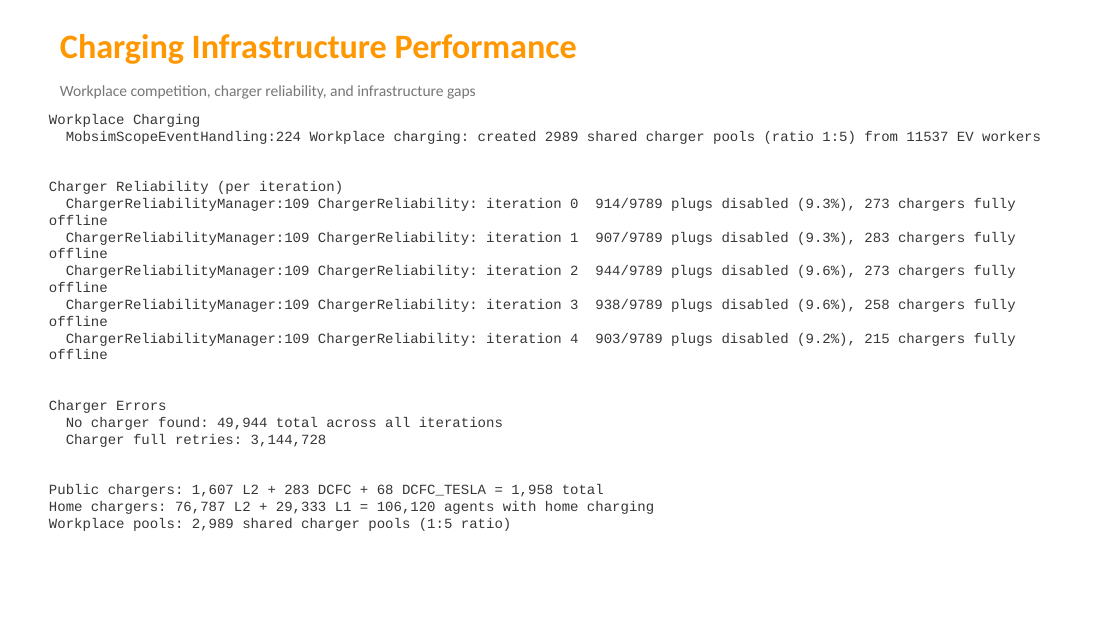
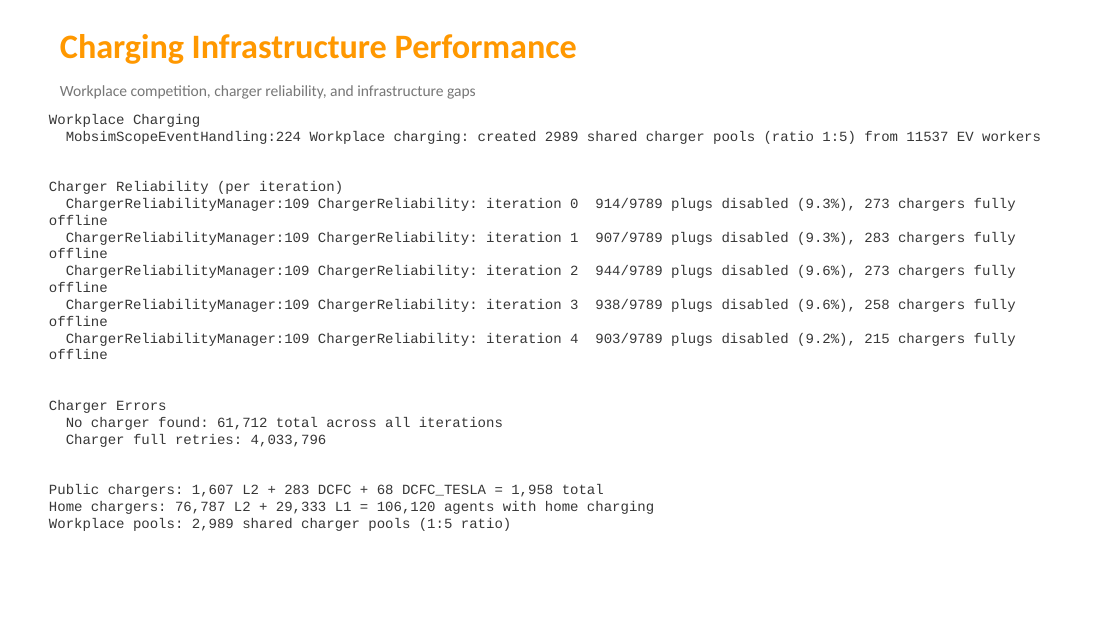
Before and after one commit to Tomal121186621/UrbanEV-MATSim-Maryland, a slide deck: slide 6 of UrbanEV_Results.pptx. Drawn at 1120x630 pixels with LibreOffice and Linux fonts; fonts in the diff are those of the drawing. Boxes give left, top, right and bottom in pixels: in the first picture for what was removed or moved away, otherwise in the second. Text is boxed around its words. In the diff, an @@ line names an element or a change of style, - is before the commit and + after.

Commit message:
Auto-update results after iteration 7

```diff
--- a/UrbanEV_Results.pptx
+++ b/UrbanEV_Results.pptx
@@ text at bbox=[66, 417, 503, 447]: text changed @@
-No charger found: 49,944 total across all iterations
-Charger full retries: 3,144,728
+No charger found: 61,712 total across all iterations
+Charger full retries: 4,033,796
```
Also in this commit, not shown: 6 other slides changed.
